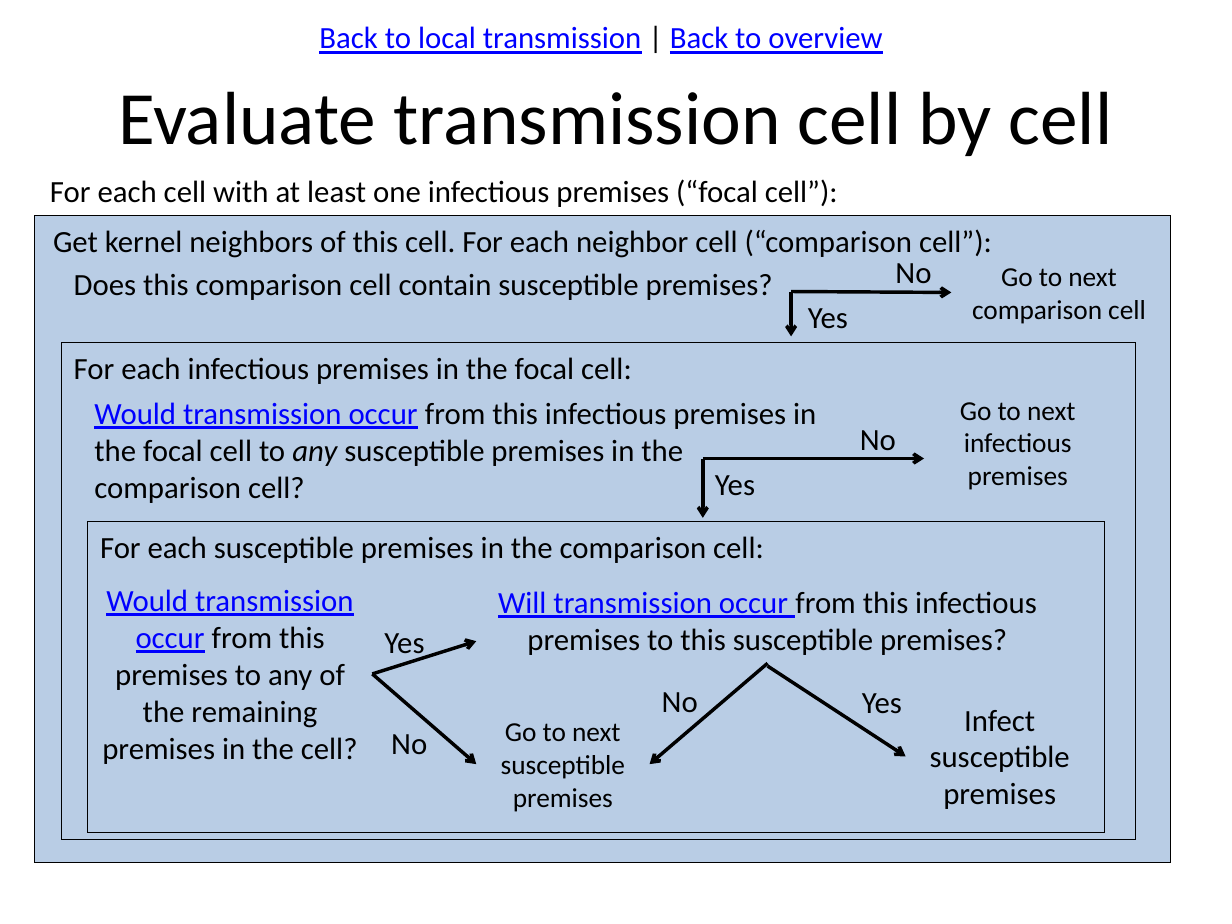
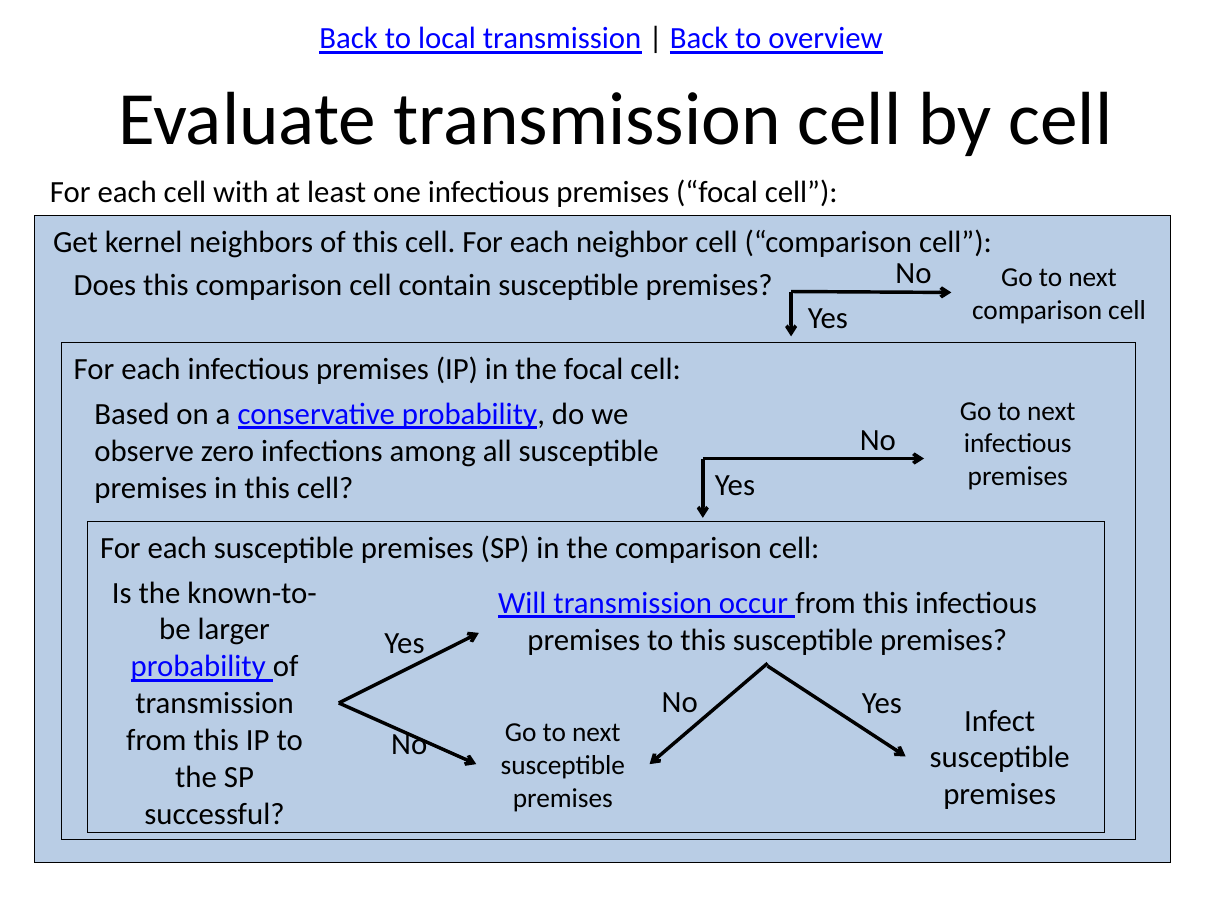
Before and after one commit to webblabb/usdosr, a slide deck: slide 8 of Schematics.pptx. Drawn at 1232x924 pixels with LibreOffice and Linux fonts; fonts in the diff are those of the drawing. Boxes give left, top, right and bottom in pixels: in the first picture for what was removed or moved away, otherwise in the second. Text is boxed around its words. In the diff, an @@ line names an element or a change of style, - is before the commit and + after.

Commit message:
Pairwise test wrapped into gridding
Gridding is always on. Turning pairwise algorithm on (now config 2)
adds it to the gridding algorithm for exact comparisons to the same
random numbers.

```diff
--- a/Schematics.pptx
+++ b/Schematics.pptx
@@ text in rectangle at (74,356,681,384): text changed @@
-For each infectious premises in the focal cell:
+For each infectious premises (IP) in the focal cell:
@@ text at (94,402,659,503): text changed @@
-Would transmission occur from this infectious premises in the focal cell to any susceptible premises in the comparison cell?
+Based on a conservative probability, do we observe zero infections among all susceptible premises in this cell?
@@ text in rectangle at (100,535,820,563): text changed @@
-For each susceptible premises in the comparison cell:
+For each susceptible premises (SP) in the comparison cell:
@@ text at (112,581,316,825): text changed @@
-Would transmission occur from this premises to any of the remaining premises in the cell?
+Is the known-to-be larger probability of transmission from this IP to the SP successful?
@@ arrow moved from (372, 674) - (477, 641) to (339, 703) - (479, 633) @@
@@ arrow moved from (372, 674) - (477, 764) to (339, 703) - (477, 764) @@
```
Also in this commit, not shown: 3 other slides changed, 7 slides added, 11 other files.
